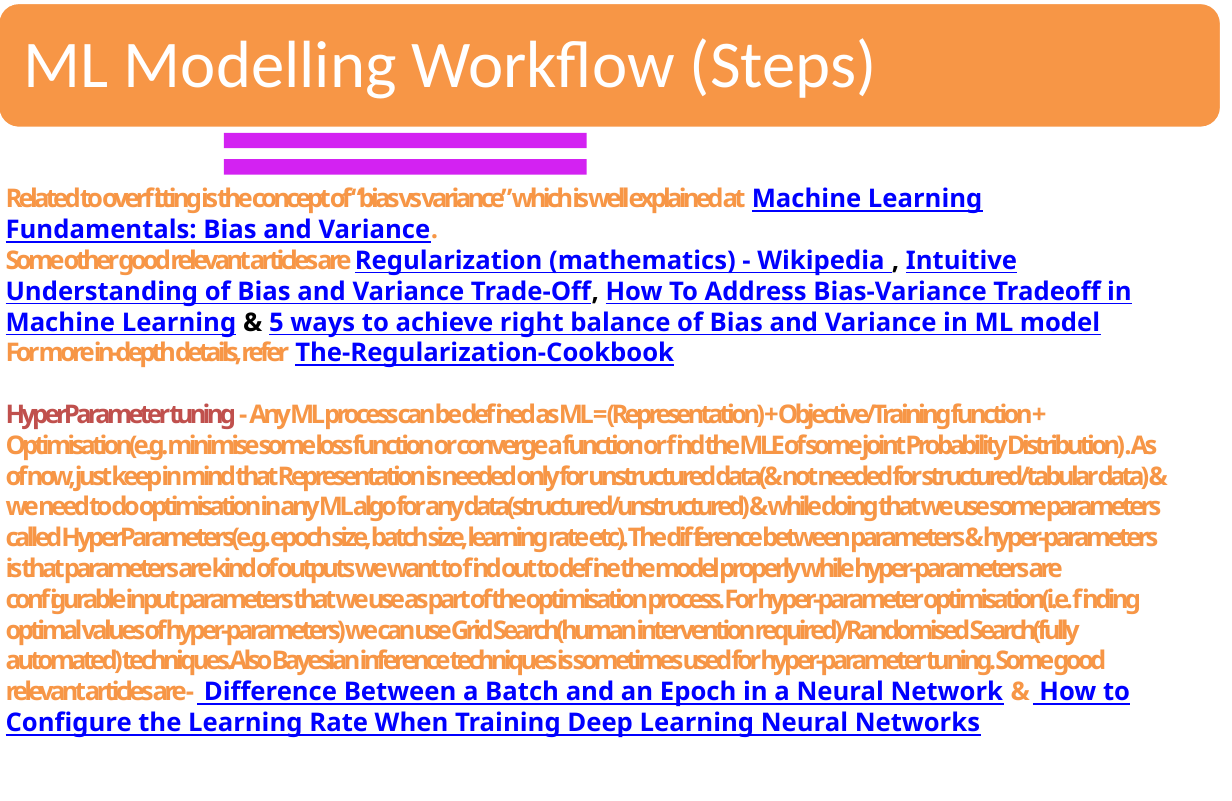
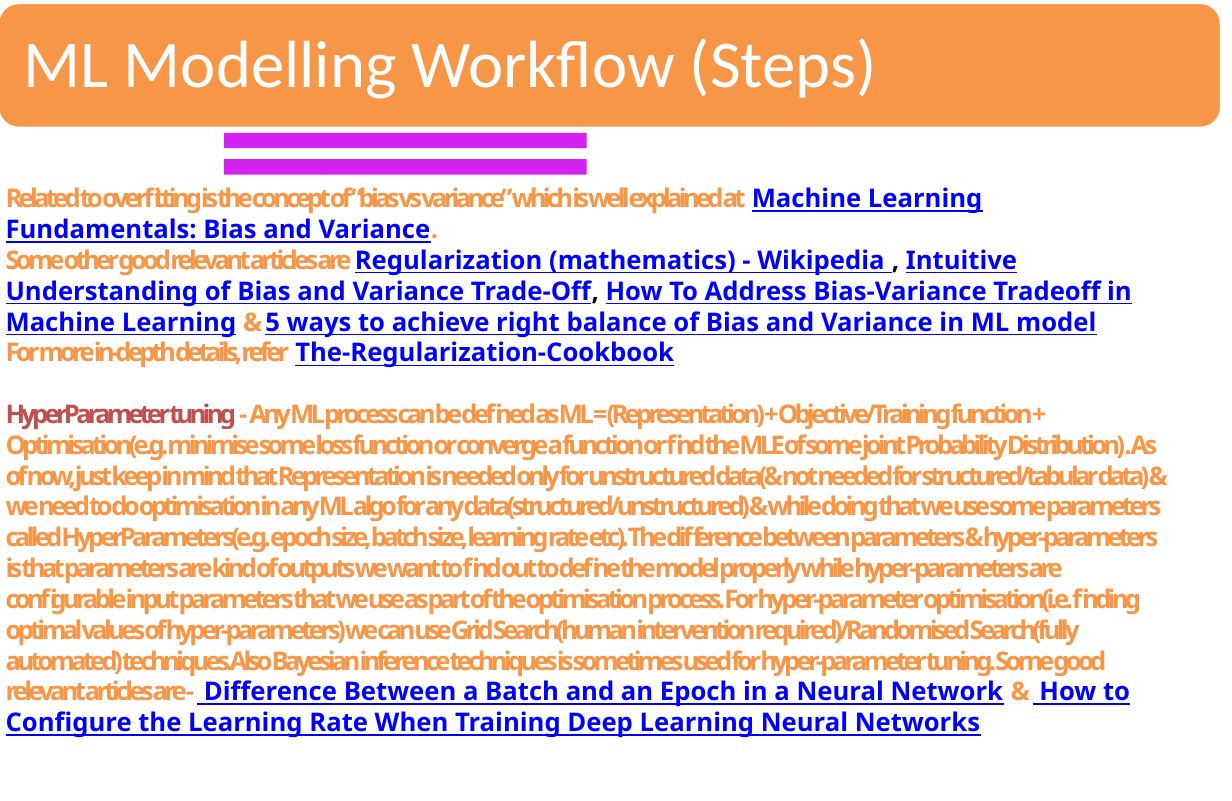
Before and after one commit to sandipray63in/Some_Self_Learning_Decks, a slide deck: slide 19 of AI, ML, DL & Related Topics(WIP).pptx. Drawn at 1232x801 pixels with LibreOffice and Linux fonts; fonts in the diff are those of the drawing. Boxes give left, top, right and bottom in pixels: in the first picture for what was removed or moved away, otherwise in the second. Text is boxed around its words. In the diff, an @@ line names an element or a change of style, - is before the commit and + after.

```diff
--- a/AI, ML, DL & Related Topics(WIP).pptx
+++ b/AI, ML, DL & Related Topics(WIP).pptx
@@ text at (6,249,1132,337): text colour #000000 to #F79646, letter spacing 0 to -2.2 pt in "&" @@
```
Also in this commit, not shown: 7 other slides changed.
